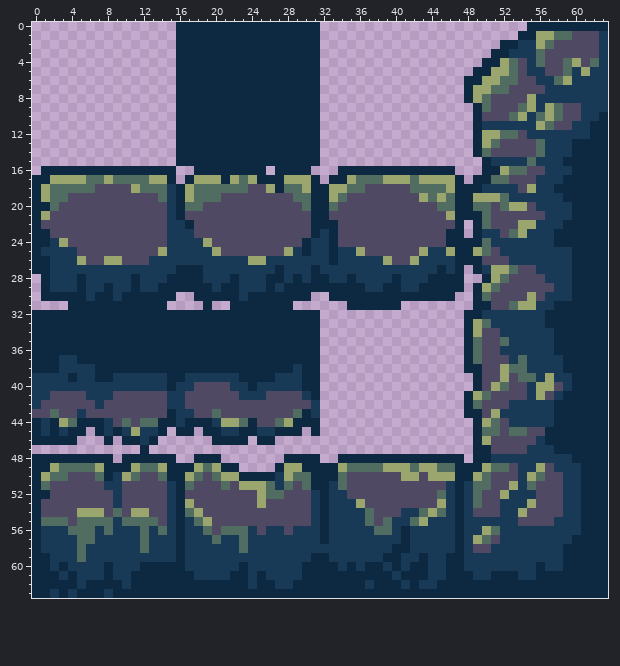
A pixel-art file gets an edit: Tiles/BUENTILEVERDE.ase. Above is the file before it was changed.
64x64 pixels, 1 frame.
Once edited:
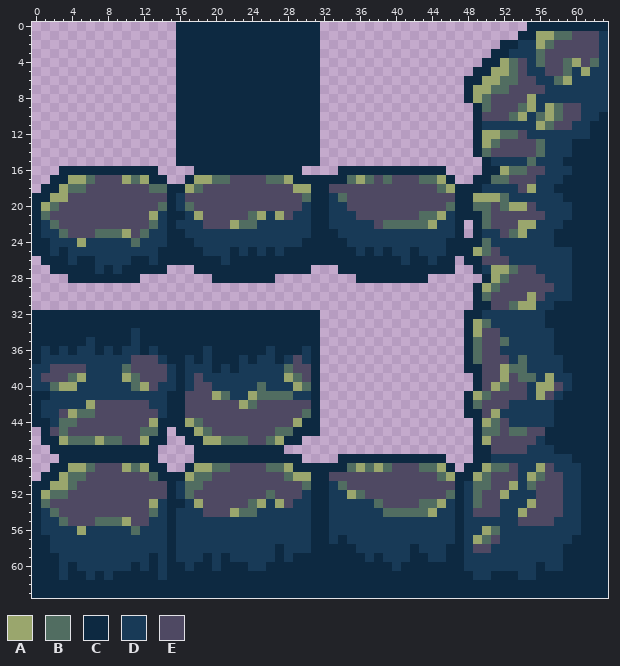
Palette (. is transparent): A #9aa66d  B #516d61  C #0d2941  D #183a57  E #4f4963
Change:
Changed rows in their new state; - is an unchanged pixel.
first column x 0:
16 -..-----------..----------C---.---------------.-
17 ..CC---EEEA-ACC.----BBEEEEBB-CC-C--BA-EBEEEBB-C.
18 .CCA--E----EE--C---EEEEE--EEEA---EEEE-----EEE---
19 -CAA----------ECDEEEE--------E---D---------EEEE-
20 -A------------BCD-E-----------D--DD----------E--
21 -B-----------ADC-DA-----BADA-DD--DDD-------BBAD-
22 -DB----------BDC-DD---ABBDDDDDD--DDDDD-BBBBBADD-
23 -DDB---BBBA-BDDCC-DDDDDDDDDDDDD-C-DDDDDDDDDDDDD-
24 ---DDADDDDDBDDDCCC-DDDDDDDDDDD-CC-CDDDDDDDDDDD--
25 -C-C-DDDDDDDDDCCCCC-DDCDCDCDCC-CC-CCDCDCDDCD--C-
26 .-CC-CCDDDDCC-CCCCCCC-CCCCCCCCCCC-CCCCCCCDCC-CC.
27 ..CCCCC-C-CCCCC...-CCCCCCCC-CCC...CCCCCCCCCCC-C.
28 -...C-CCCCC-........CC-CCC-.........CCCC-CCC....
29 -...............................................
30 -...............--.............--..............-
31 ----...........----.--.......------......-------
34 -----------D------------------------------------
35 ------D----D------------------------------------
36 -D-D-DD-D-DD-D-----D------D---D-----------------
37 -DD--DDDDDDEEED--D-D---D-DD-DED-----------------
38 DDEEEE-DDDBEEEED-DDD-D-DDDDDBEE-----------------
39 -EEEBA-DD-ABEEED--E----DDDD-ABE-----------------
40 --BAA------BAE-DC---DD--DB---AB-----------------
41 CCDDDD---DDDDDDCC---ABD-ABBBBD------------------
42 CDDDDDAE-----DDCC------AB------C----------------
43 CDD-ABB-------D-CE--E--------EBC----------------
44 -CDB-EEEE-E-EA--CABEEEEEE--EEA------------------
45 .CEBEEEEEEEEBB----ABEEEEEEEBB-C-----------------
46 .--ABBBABBEEA-C--CCAABBBEEBACC------------------
47 --CCCCCCCCCC-C----CCCCCCCCCC--------------------
48 ...------C----..-----CCCCCCC--..--------------..
49 ..CCAA-EEEABACC..--ABBEEEEBB-C----C-A-ABEEEBBAC.
50 .CCABB-EEEEE-BC----BEEEEEEEEBAA--EE------EE-EB--
51 -CAAB---EE-----CD-B--E-EEEEEE-----------------E-
52 -ABB-----E-----CDB-------E-E--DC---AB--------EB-
53 -B-------E---ADC-DA-----B-DA-DDC----DDB----BB---
54 -DB--EEE-E-EEBDCDDD---ABBDDDDDDC-----DDBBBB--D--
55 -DD--EE--BAEEDDCD-DDDDDDDDDDDDDC-----DDD--DD----
56 ----DAD-D--BD-DCD--DDDDD-D--D--C------DD-D------
57 -C---DD-----D--CD---D--D-------C--C------D------
58 -C---D------D--CD------D---C---CCCCC----DDC---C-
59 --C--D-------C-CD--C-C-----C-CC--CCCC-CDD-C-----
60 --CDC---D--CD-D---CC-CC---CCCC----C-C--CDC--CC--
61 -----C-CDCC---D---CCCC--C-CCCC----------C---CC--
62 -----C----C-------------C--CC--------C---C-CC---
63 --C-C---C---------------------------------------
